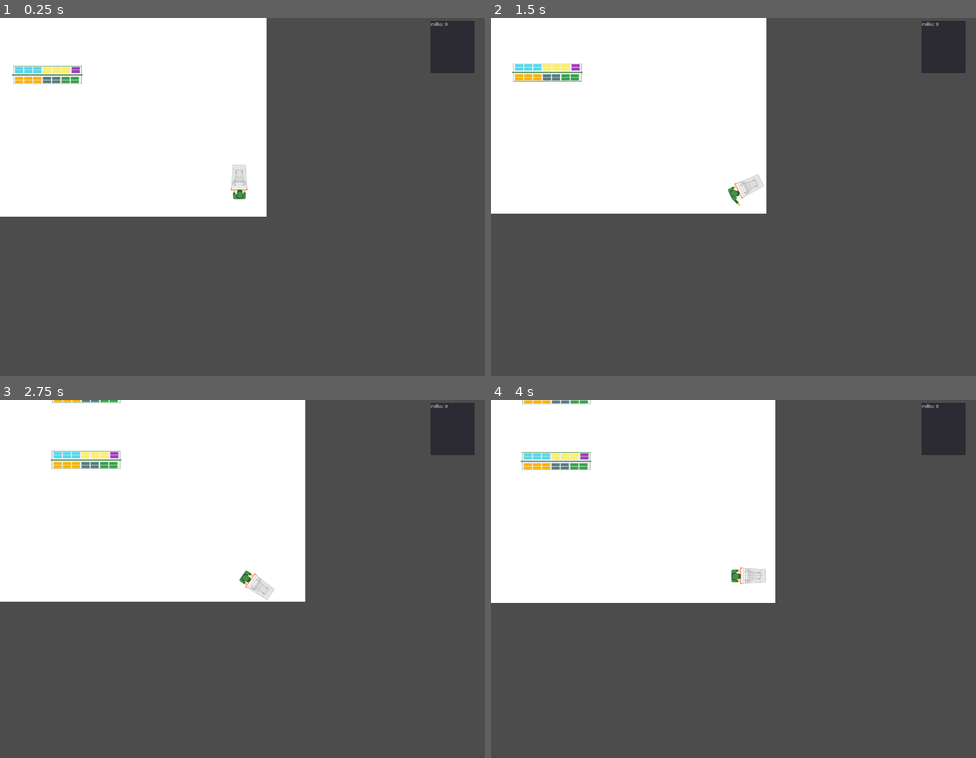
Above: before the commit, frames 1-4 (two rows, left to right).
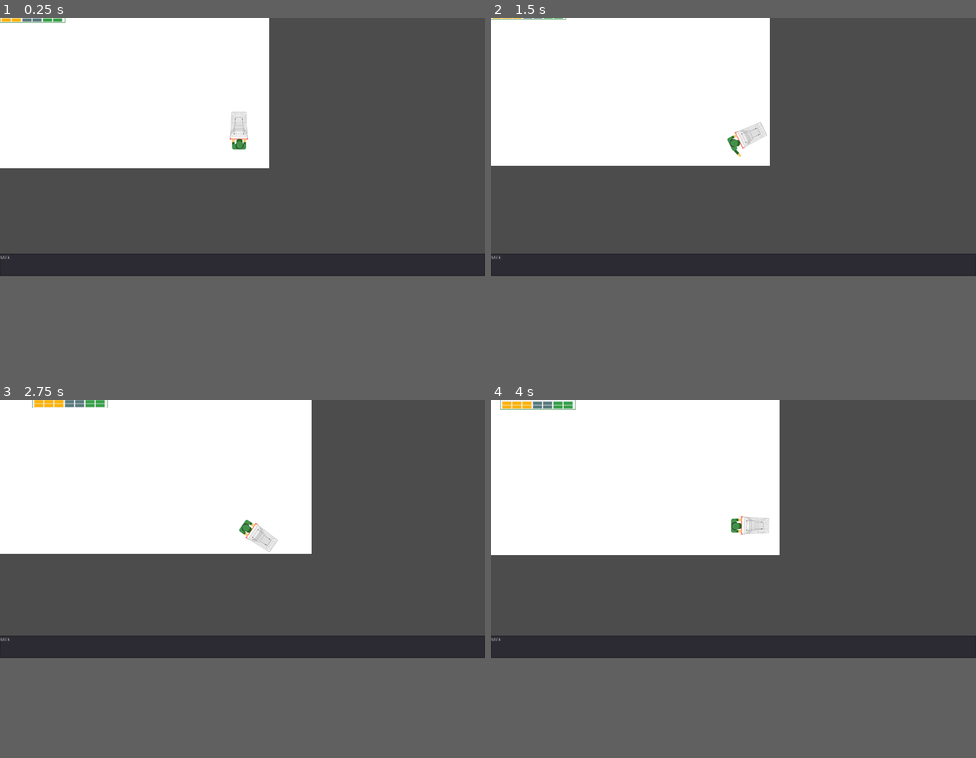
Above: after the commit, the same moments.

Repository: carlosmonserrat/market-hero
Game: Godot game, scene res://Main.tscn
Two runs of this game, one before a commit and one after it. Both use one fixed random seed, a clock stepped at 60 frames per second and the inputs below.
Inputs (mouse positions are in pixels of both pictures, inside the frame that each line leads up to):
- Up to frame 1 (0.25 s): no input
- Up to frame 2 (1.5 s): tap Enter at 0.5 s; move the mouse to (840, 179) at 0.52 s; hold Right (ui_right) 0.53-1.28 s; click (840, 179) at 0.6 s; move the mouse to (636, 214) at 1.27 s; hold Down (ui_down) from 1.28 s (still down); right-click (636, 214) at 1.35 s
- Up to frame 3 (2.75 s): move the mouse to (291, 500) at 2.02 s; release Down (ui_down) at 2.03 s; hold Right (ui_right) from 2.03 s (still down); click (291, 500) at 2.1 s
- Up to frame 4 (4 s): move the mouse to (709, 650) at 2.77 s; release Right (ui_right) at 2.78 s; hold Up (ui_up) 2.78-3.53 s; right-click (709, 650) at 2.85 s; move the mouse to (879, 632) at 3.52 s; hold Left (ui_left) from 3.53 s (still down); click (879, 632) at 3.6 s
In our replay, the window is 800x591 before the commit and 800x426 after it. These sizes can differ from the game's own. Grey fills any space a smaller window leaves; there, only what the larger window draws over its background counts as a difference.

The runs differ from the first frame. In frame 1, 16% of the frame differs, in the area x 0-100%, y 0-73%; in frame 2, 16%; in frame 3, 18%; in frame 4, 17%.

Commit message:
organize

Diff:
--- /dev/null
+++ b/CartItems.gd
@@ -0,0 +1,11 @@
+extends Node
+
+var milksCollected = 0
+
+func set_milk(value):
+  products.text = "milks: " + str(ProductsStats.collectedMilk)
+
+func _ready():
+	ProductsStats.connect("milk_collected", self, "set_milk")
+	milksCollected = ProductsStats.collectedMilk
+	products.text = "milks: " + str(milksCollected)
--- a/Main.gd
+++ b/Main.gd
@@ -1,13 +1,4 @@
 extends Node2D
 
-var milksCollected = 0
-onready var products = $CanvasLayer/Dashboard/Products
-
-func set_milk(value):
-  products.text = "milks: " + str(ProductsStats.collectedMilk)
-
-
 func _ready():
-	ProductsStats.connect("milk_collected", self, "set_milk")
-	milksCollected = ProductsStats.collectedMilk
-	products.text = "milks: " + str(milksCollected)
+	pass
--- a/Main.tscn
+++ b/Main.tscn
@@ -13,10 +13,47 @@
 [sub_resource type="RectangleShape2D" id=6]
 extents = Vector2( 473.297, 10 )
 
-[node name="MainNode" type="Node2D"]
+[node name="Game" type="Node2D"]
 script = ExtResource( 6 )
 
-[node name="ColorRect" type="ColorRect" parent="."]
+[node name="market" type="Node2D" parent="."]
+
+[node name="wall" type="StaticBody2D" parent="market"]
+position = Vector2( 509, -118 )
+__meta__ = {
+"_edit_group_": true
+}
+
+[node name="CollisionShape2D" type="CollisionShape2D" parent="market/wall"]
+position = Vector2( 186, 0 )
+shape = SubResource( 5 )
+
+[node name="wall2" type="StaticBody2D" parent="market"]
+position = Vector2( 679, 809 )
+__meta__ = {
+"_edit_group_": true
+}
+
+[node name="CollisionShape2D" type="CollisionShape2D" parent="market/wall2"]
+shape = SubResource( 5 )
+
+[node name="wall3" type="StaticBody2D" parent="market"]
+position = Vector2( -59, 225 )
+rotation = 1.5708
+
+[node name="CollisionShape2D" type="CollisionShape2D" parent="market/wall3"]
+position = Vector2( 117.297, -47 )
+shape = SubResource( 6 )
+
+[node name="wall4" type="StaticBody2D" parent="market"]
+position = Vector2( -59, 225 )
+rotation = 1.5708
+
+[node name="CollisionShape2D" type="CollisionShape2D" parent="market/wall4"]
+position = Vector2( 123, -1447 )
+shape = SubResource( 6 )
+
+[node name="ColorRect" type="ColorRect" parent="market"]
 margin_left = 1.0
 margin_top = -112.0
 margin_right = 1376.0
@@ -36,41 +73,6 @@
 position = Vector2( 7, 0 )
 remote_path = NodePath("../../Camera2D")
 
-[node name="wall" type="StaticBody2D" parent="."]
-position = Vector2( 509, -118 )
-__meta__ = {
-"_edit_group_": true
-}
-
-[node name="CollisionShape2D" type="CollisionShape2D" parent="wall"]
-position = Vector2( 186, 0 )
-shape = SubResource( 5 )
-
-[node name="wall2" type="StaticBody2D" parent="."]
-position = Vector2( 679, 809 )
-__meta__ = {
-"_edit_group_": true
-}
-
-[node name="CollisionShape2D" type="CollisionShape2D" parent="wall2"]
-shape = SubResource( 5 )
-
-[node name="wall3" type="StaticBody2D" parent="."]
-position = Vector2( -59, 225 )
-rotation = 1.5708
-
-[node name="CollisionShape2D" type="CollisionShape2D" parent="wall3"]
-position = Vector2( 117.297, -47 )
-shape = SubResource( 6 )
-
-[node name="wall4" type="StaticBody2D" parent="."]
-position = Vector2( -59, 225 )
-rotation = 1.5708
-
-[node name="CollisionShape2D" type="CollisionShape2D" parent="wall4"]
-position = Vector2( 123, -1447 )
-shape = SubResource( 6 )
-
 [node name="Shelf" parent="." instance=ExtResource( 1 )]
 position = Vector2( 714, 373 )
 
@@ -83,33 +85,62 @@
 [node name="Shelf4" parent="." instance=ExtResource( 1 )]
 position = Vector2( 314, 175 )
 
-[node name="Fridge" parent="." instance=ExtResource( 4 )]
-position = Vector2( 302, 27 )
+[node name="MilkFridge" type="Node2D" parent="."]
+position = Vector2( 286, 53 )
+__meta__ = {
+"_edit_group_": true
+}
 
-[node name="Milk" parent="." instance=ExtResource( 3 )]
-position = Vector2( 328, 28.0001 )
+[node name="Fridge" parent="MilkFridge" instance=ExtResource( 4 )]
+
+[node name="Milk1" parent="MilkFridge" instance=ExtResource( 3 )]
+position = Vector2( 18.0001, 1.00002 )
 rotation = 0.404892
 scale = Vector2( 0.52, 0.52 )
 
-[node name="Milk3" parent="." instance=ExtResource( 3 )]
-position = Vector2( 293, 26 )
+[node name="Milk2" parent="MilkFridge" instance=ExtResource( 3 )]
+position = Vector2( -16.9999, 0.999979 )
 rotation = -0.380482
 scale = Vector2( 0.52, 0.52 )
 
-[node name="Milk2" parent="." instance=ExtResource( 3 )]
-position = Vector2( 257, 29.9999 )
+[node name="Milk3" parent="MilkFridge" instance=ExtResource( 3 )]
+position = Vector2( -53, 0.999979 )
 rotation = -0.267743
 scale = Vector2( 0.52, 0.52 )
 
-[node name="Milk4" parent="." instance=ExtResource( 3 )]
-position = Vector2( 360, 30 )
+[node name="Milk4" parent="MilkFridge" instance=ExtResource( 3 )]
+position = Vector2( 50.0001, 1 )
+rotation = 0.010472
+scale = Vector2( 0.52, 0.52 )
+
+[node name="MilkFridge2" type="Node2D" parent="."]
+position = Vector2( 281, 523 )
+__meta__ = {
+"_edit_group_": true
+}
+
+[node name="Fridge" parent="MilkFridge2" instance=ExtResource( 4 )]
+
+[node name="Milk1" parent="MilkFridge2" instance=ExtResource( 3 )]
+position = Vector2( 18.0001, 1.00002 )
+rotation = 0.404892
+scale = Vector2( 0.52, 0.52 )
+
+[node name="Milk2" parent="MilkFridge2" instance=ExtResource( 3 )]
+position = Vector2( -16.9999, 0.999979 )
+rotation = -0.380482
+scale = Vector2( 0.52, 0.52 )
+
+[node name="Milk3" parent="MilkFridge2" instance=ExtResource( 3 )]
+position = Vector2( -53, 0.999979 )
+rotation = -0.267743
+scale = Vector2( 0.52, 0.52 )
+
+[node name="Milk4" parent="MilkFridge2" instance=ExtResource( 3 )]
+position = Vector2( 50.0001, 1 )
 rotation = 0.010472
 scale = Vector2( 0.52, 0.52 )
 
 [node name="CanvasLayer" type="CanvasLayer" parent="."]
 
 [node name="Dashboard" parent="CanvasLayer" instance=ExtResource( 5 )]
-margin_left = 1290.0
-margin_top = 1.0
-margin_right = 1330.0
-margin_bottom = 41.0
--- /dev/null
+++ b/cart/CartItems.gd
@@ -0,0 +1,12 @@
+extends Node
+
+var collectedMilk = 0 setget set_milk
+signal milk_collected(value)
+
+func set_milk(value):
+	collectedMilk = value
+	emit_signal("milk_collected", collectedMilk)
+
+
+func _ready():
+	self.collectedMilk = 0
--- /dev/null
+++ b/cart/CartItems.tscn
@@ -0,0 +1,6 @@
+[gd_scene load_steps=2 format=2]
+
+[ext_resource path="res://cart/CartItems.gd" type="Script" id=1]
+
+[node name="CartItems" type="Node"]
+script = ExtResource( 1 )
--- /dev/null
+++ b/cart/CartProducts.gd
@@ -0,0 +1,12 @@
+extends Node
+
+onready var products = $""
+
+# Called when the node enters the scene tree for the first time.
+func _ready():
+	pass # Replace with function body.
+
+
+# Called every frame. 'delta' is the elapsed time since the previous frame.
+#func _process(delta):
+#	pass
--- /dev/null
+++ b/dashboard/dashboard.gd
@@ -0,0 +1,10 @@
+extends Control
+
+onready var products = $Products
+
+func set_milk(value):
+  products.text = "milks: " + str(ProductsStats.collectedMilk)
+
+func _ready():
+	ProductsStats.connect("milk_collected", self, "set_milk")
+	products.text = "milks: " + str(ProductsStats.collectedMilk)
--- a/dashboard/dashboard.tscn
+++ b/dashboard/dashboard.tscn
@@ -5,10 +5,9 @@
 margin_bottom = 291.0
 
 [node name="Products" type="TextEdit" parent="."]
-margin_left = 11.0
-margin_top = 8.0
-margin_right = 143.0
-margin_bottom = 165.0
+margin_top = 648.0
+margin_right = 1329.0
+margin_bottom = 709.0
 custom_colors/background_color = Color( 1, 1, 1, 1 )
 custom_colors/completion_background_color = Color( 1, 1, 1, 1 )
 text = "Milk: "
--- a/products/Milk.gd
+++ b/products/Milk.gd
@@ -1,7 +1,9 @@
 extends Area2D
 
+signal milk_collected(value)
+
+var product = Product.new("Milk",10)
 
 func _on_Milk_area_entered(area):
-	ProductsStats.collectedMilk = ProductsStats.collectedMilk + 1
-	print(ProductsStats.collectedMilk)
+	emit_signal("product_collected", 1)
 	queue_free()
--- /dev/null
+++ b/products/Product.gd
@@ -0,0 +1,14 @@
+extends Reference
+
+class_name Product
+
+var id:int
+var name: String
+var price: int
+
+func _init(_name:String,
+		   _price:int):
+	var rng = RandomNumberGenerator.new()
+	id = rng.randi()
+	name = _name
+	price = _price
--- a/project.godot
+++ b/project.godot
@@ -7,6 +7,16 @@
 ;   param=value ; assign values to parameters
 
 config_version=4
+
+_global_script_classes=[ {
+"base": "Reference",
+"class": "Product",
+"language": "GDScript",
+"path": "res://products/Product.gd"
+} ]
+_global_script_class_icons={
+"Product": ""
+}
 
 [application]
 
@@ -25,6 +35,8 @@
 window/size/test_width=1465
 window/size/test_height=1083
 window/dpi/allow_hidpi=true
+window/stretch/mode="2d"
+window/stretch/aspect="keep"
 
 [gui]
 
